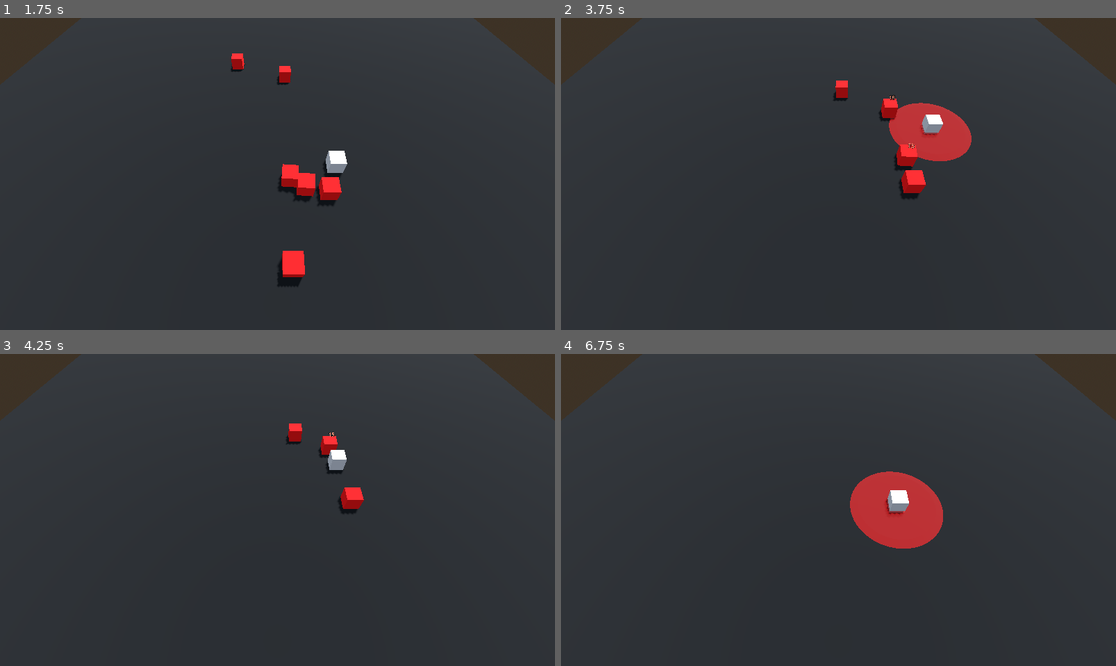
Above: before the commit, frames 1-4 (two rows, left to right).
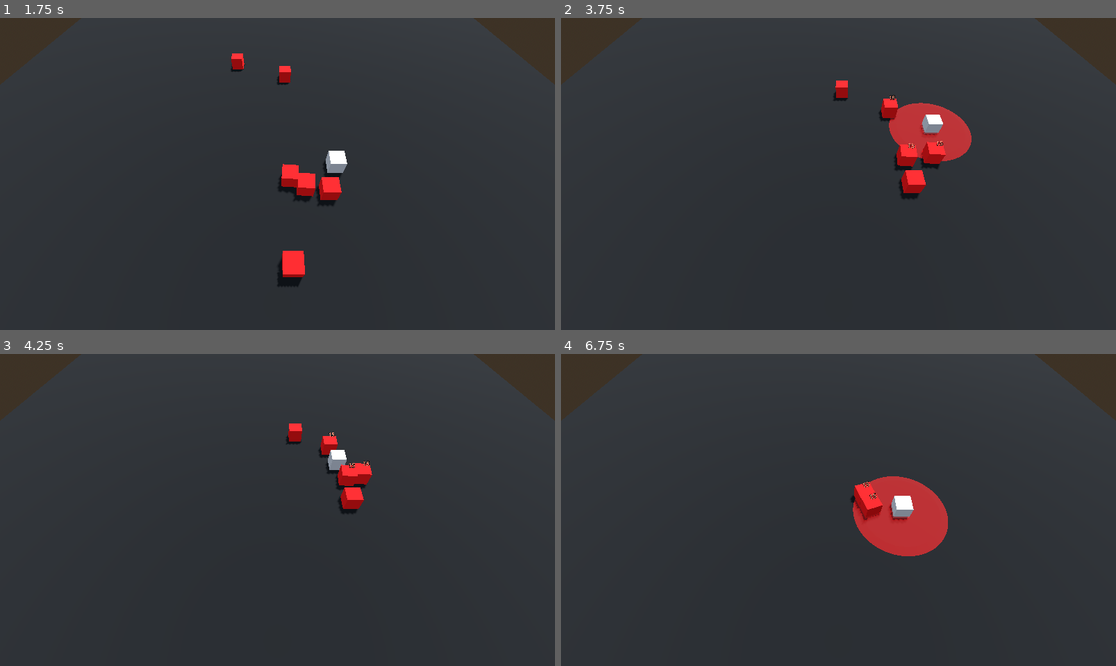
Above: after the commit, the same moments.

Repository: KamPit0605/gdc-project--dice-challenge
Game: Godot game, scene res://Scenes/prototype.tscn
Same seed, same stepped clock (60 frames per second), same inputs: the game is played once before the commit and once after it.
Inputs (mouse positions are in pixels of both pictures, inside the frame that each line leads up to):
- Up to frame 1 (1.75 s): tap Enter (ui_accept) at 0.5, 0.77, 1.52 s; move the mouse to (399, 158) at 0.52 s; hold D (Move_Right) 0.53-1.28 s; click (399, 158) at 0.6 s; tap Z (Auto_Attack, bound only after the commit) at 0.8, 1.35 s; move the mouse to (166, 189) at 1.27 s; hold S (Move_Backward) from 1.28 s (still down); click (166, 189) at 1.55 s
- Up to frame 2 (3.75 s): move the mouse to (894, 105) at 2.02 s; release S (Move_Backward) at 2.03 s; hold D (Move_Right) 2.03-2.78 s; click (894, 105) at 2.1 s; tap Z (Auto_Attack, bound only after the commit) at 2.3, 2.85 s; move the mouse to (810, 236) at 2.77 s; hold W (Move_Forward) 2.78-3.53 s; tap Enter (ui_accept) at 3.02 s; click (810, 236) at 3.05 s; move the mouse to (1005, 220) at 3.52 s; hold A (Move_Left) from 3.53 s (still down); click (1005, 220) at 3.6 s
- Up to frame 3 (4.25 s): keep holding A (Move_Left); tap Enter (ui_accept) at 3.77 s; tap Z (Auto_Attack, bound only after the commit) at 3.8 s
- Up to frame 4 (6.75 s): move the mouse to (672, 463) at 4.27 s; tap Z (Auto_Attack, bound only after the commit) at 4.35, 5.3, 5.85 s; tap Enter (ui_accept) at 4.52, 6.02 s; click (672, 463) at 4.55 s; move the mouse to (866, 510) at 5.02 s; release A (Move_Left) at 5.03 s; hold S (Move_Backward) 5.03-5.78 s; click (866, 510) at 5.1 s; move the mouse to (755, 432) at 5.77 s; hold D (Move_Right) 5.78-6.53 s; click (755, 432) at 6.05 s; move the mouse to (960, 494) at 6.52 s; hold W (Move_Forward) from 6.53 s (still down); click (960, 494) at 6.6 s

Frame 1 is identical in both runs. In frame 2, 0.3% of the frame differs, in the area x 62-70%, y 39-49%; in frame 3, 0.4%; in frame 4, 1.4%, in the area x 52-70%, y 37-65%.

Commit message:
2026-2-14 | Auto Attacking
Auto Attacking is implemented!

- "Z" and the press of a Right Stick toggles Auto Attacking
 - Enemy Node is now in the "Enemies" group, including its triggers
- Player script
   - signals its own attack trigger(s)
   - Added an EnemyDetected boolean
   - AttackingFunc() function now only holds the output condition (with EnableAttackCooldown is false as the input)
- Added another AttackTrigger to Player
   Why? Enemies get detected by ENTERING not WITHIN the area. So, a smaller trigger mostly fixes that problem.

Diff:
--- a/Characters/Enemy/enemy_low_dice.tscn
+++ b/Characters/Enemy/enemy_low_dice.tscn
@@ -12,7 +12,7 @@
 [sub_resource type="BoxShape3D" id="BoxShape3D_wwsqc"]
 size = Vector3(1.05, 1.05, 1.05)
 
-[node name="enemyLow_dice" type="RigidBody3D" unique_id=1738791593 node_paths=PackedStringArray("Enemy", "EnemyTrigger")]
+[node name="enemyLow_dice" type="RigidBody3D" unique_id=1738791593 node_paths=PackedStringArray("Enemy", "EnemyTrigger") groups=["Enemies"]]
 script = ExtResource("1_wwsqc")
 Enemy = NodePath(".")
 EnemyTrigger = NodePath("EnemyTrigger")
@@ -24,7 +24,7 @@
 mesh = SubResource("BoxMesh_wwsqc")
 surface_material_override/0 = SubResource("StandardMaterial3D_fowbw")
 
-[node name="EnemyTrigger" type="Area3D" parent="." unique_id=605287903]
+[node name="EnemyTrigger" type="Area3D" parent="." unique_id=605287903 groups=["Enemies"]]
 
 [node name="CollisionShape3D" type="CollisionShape3D" parent="EnemyTrigger" unique_id=629395947]
 shape = SubResource("BoxShape3D_wwsqc")
--- a/Characters/Player/player_dice.tscn
+++ b/Characters/Player/player_dice.tscn
@@ -45,7 +45,7 @@
 
 [node name="Attacking" type="Node3D" parent="." unique_id=810333064]
 
-[node name="AttackTrigger" type="Area3D" parent="Attacking" unique_id=997109229]
+[node name="AttackTrigger" type="Area3D" parent="Attacking" unique_id=997109229 groups=["Enemies"]]
 transform = Transform3D(1, 0, 0, 0, 1, 0, 0, 0, 1, 0, -0.4010259, 0)
 
 [node name="CollisionShape3D" type="CollisionShape3D" parent="Attacking/AttackTrigger" unique_id=1076116374]
@@ -64,5 +64,9 @@
 [node name="AttackCooldown" type="Timer" parent="Attacking" unique_id=534554342]
 wait_time = 0.5
 
+[connection signal="area_entered" from="PlayerTrigger" to="." method="_on_player_trigger_area_entered"]
+[connection signal="area_exited" from="PlayerTrigger" to="." method="_on_player_trigger_area_exited"]
+[connection signal="area_entered" from="Attacking/AttackTrigger" to="." method="_on_attack_trigger_area_entered"]
+[connection signal="area_exited" from="Attacking/AttackTrigger" to="." method="_on_attack_trigger_area_exited"]
 [connection signal="timeout" from="Attacking/Attacking" to="." method="_on_attacking_timeout"]
 [connection signal="timeout" from="Attacking/AttackCooldown" to="." method="_on_attack_cooldown_timeout"]
--- a/Scenes/prototype.tscn
+++ b/Scenes/prototype.tscn
@@ -44,6 +44,15 @@
 [sub_resource type="StandardMaterial3D" id="StandardMaterial3D_ma1ii"]
 transparency = 1
 albedo_color = Color(0.83137256, 0.023529412, 0, 0.6862745)
+
+[sub_resource type="CylinderShape3D" id="CylinderShape3D_4ousu"]
+height = 0.5
+radius = 1.001
+
+[sub_resource type="CylinderMesh" id="CylinderMesh_6koui"]
+top_radius = 1.0
+bottom_radius = 1.0
+height = 0.15
 
 [sub_resource type="StandardMaterial3D" id="StandardMaterial3D_4ousu"]
 albedo_color = Color(0.24115604, 0.24115604, 0.24115604, 1)
@@ -112,6 +121,19 @@
 mesh = SubResource("CylinderMesh_k3dp0")
 surface_material_override/0 = SubResource("StandardMaterial3D_ma1ii")
 
+[node name="AttackCloserTrigger" type="Area3D" parent="PlayerDice/Attacking" unique_id=1521237378 groups=["AttackTrigger"]]
+transform = Transform3D(1, 0, 0, 0, 1, 0, 0, 0, 1, 0, -0.4010259, 0)
+
+[node name="CollisionShape3D" type="CollisionShape3D" parent="PlayerDice/Attacking/AttackCloserTrigger" unique_id=851332991]
+shape = SubResource("CylinderShape3D_4ousu")
+debug_color = Color(0.99607843, 0, 0.19607843, 1)
+
+[node name="AttackMesh" type="MeshInstance3D" parent="PlayerDice/Attacking/AttackCloserTrigger" unique_id=1982359814]
+editor_description = "Attack visibility"
+visible = false
+mesh = SubResource("CylinderMesh_6koui")
+surface_material_override/0 = SubResource("StandardMaterial3D_ma1ii")
+
 [node name="Attacking" type="Timer" parent="PlayerDice/Attacking" unique_id=1291808868]
 wait_time = 0.1
 
@@ -156,6 +178,12 @@
 TopMidReset = NodePath("../PlayerDice/Position References/Top-Mid Reset")
 BottomMidReset = NodePath("../PlayerDice/Position References/Bottom-Mid Reset")
 
+[connection signal="area_entered" from="PlayerDice/PlayerTrigger" to="PlayerDice" method="_on_player_trigger_area_entered"]
+[connection signal="area_exited" from="PlayerDice/PlayerTrigger" to="PlayerDice" method="_on_player_trigger_area_exited"]
+[connection signal="area_entered" from="PlayerDice/Attacking/AttackTrigger" to="PlayerDice" method="_on_attack_trigger_area_entered"]
+[connection signal="area_exited" from="PlayerDice/Attacking/AttackTrigger" to="PlayerDice" method="_on_attack_trigger_area_exited"]
+[connection signal="area_entered" from="PlayerDice/Attacking/AttackCloserTrigger" to="PlayerDice" method="_on_attack_trigger_area_entered"]
+[connection signal="area_exited" from="PlayerDice/Attacking/AttackCloserTrigger" to="PlayerDice" method="_on_attack_trigger_area_exited"]
 [connection signal="timeout" from="PlayerDice/Attacking/Attacking" to="PlayerDice" method="_on_attacking_timeout"]
 [connection signal="timeout" from="PlayerDice/Attacking/AttackCooldown" to="PlayerDice" method="_on_attack_cooldown_timeout"]
 [connection signal="timeout" from="Timers/SpawnerCooldown" to="Globals/EnemySpawning" method="_on_spawner_cooldown_timeout"]
--- a/Scripts/Player/player_dice.gd
+++ b/Scripts/Player/player_dice.gd
@@ -23,17 +23,25 @@
 @onready var AttackCooldown = $Attacking/AttackCooldown
 @export var AttackCooldownFloat: float
 @onready var AttackMesh = $Attacking/AttackTrigger/AttackMesh
+var EnableAutoAttack: bool
 #var OnAttack: float = 0.0
 #var AttackCooldown: float = 0.0
 var EnableAttack: bool = false
 var EnableAttackCooldown: bool = false
 
-
+var EnemyDetected: bool
 
 func _ready():
 	AttackingFloat = 0.15
 	AttackCooldownFloat = 1.0
 	return
+
+func _process(_delta):
+	if Input.is_action_just_pressed('Auto_Attack'):
+		if !EnableAutoAttack:
+			EnableAutoAttack = true
+		else:
+			EnableAutoAttack = false
 
 func _physics_process(delta):
 	# Add the gravity.
@@ -56,12 +64,14 @@
 		velocity.x = lerp(velocity.x,move_toward(velocity.x, 0, SPEED),.2)
 		velocity.z = lerp(velocity.z,move_toward(velocity.z, 0, SPEED),.2)
 
-	AttackingFunc()
-
+	if (Input.is_action_just_pressed("Attack")): #" && EnableAttackCooldown == false" use to be in the condition
+		AttackingFunc()
+	#AttackingFunc()
+	_autoAttackEnemy()
 	move_and_slide()
 
 func AttackingFunc():
-	if (Input.is_action_just_pressed("Attack") && EnableAttackCooldown == false):
+	if EnableAttackCooldown == false:
 		GlobalPlayerScript.Attacking = true
 		Attacking.start(AttackingFloat)
 		AttackCooldown.start(AttackCooldownFloat)
@@ -77,3 +87,24 @@
 
 func _on_attack_cooldown_timeout():
 	EnableAttackCooldown = false
+
+#PLAYER TRIGGERS
+func _on_attack_trigger_area_entered(area):
+	if area.is_in_group("Enemies"):
+		EnemyDetected = true
+
+func _autoAttackEnemy():
+	if (EnemyDetected == true && EnableAutoAttack == true):
+		AttackingFunc()
+
+func _on_attack_trigger_area_exited(area):
+	if area.is_in_group("Enemies"):
+		EnemyDetected = false
+
+
+func _on_player_trigger_area_entered(area):
+	pass # Replace with function body.
+
+
+func _on_player_trigger_area_exited(area):
+	pass # Replace with function body.
--- a/project.godot
+++ b/project.godot
@@ -22,6 +22,7 @@
 [global_group]
 
 AttackTrigger=""
+Enemies=""
 
 [input]
 
@@ -57,6 +58,12 @@
 , Object(InputEventJoypadButton,"resource_local_to_scene":false,"resource_name":"","device":-1,"button_index":1,"pressure":0.0,"pressed":true,"script":null)
 ]
 }
+Auto_Attack={
+"deadzone": 0.2,
+"events": [Object(InputEventKey,"resource_local_to_scene":false,"resource_name":"","device":-1,"window_id":0,"alt_pressed":false,"shift_pressed":false,"ctrl_pressed":false,"meta_pressed":false,"pressed":false,"keycode":0,"physical_keycode":90,"key_label":0,"unicode":122,"location":0,"echo":false,"script":null)
+, Object(InputEventJoypadButton,"resource_local_to_scene":false,"resource_name":"","device":-1,"button_index":8,"pressure":0.0,"pressed":true,"script":null)
+]
+}
 
 [physics]
 
